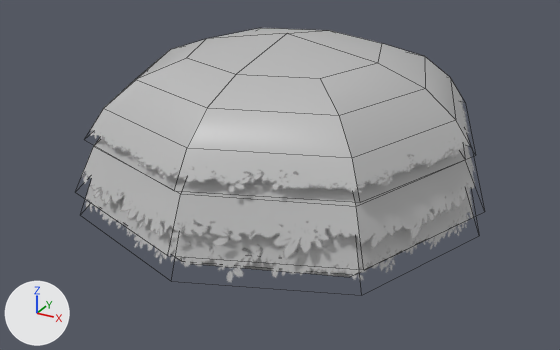
An edit to the FBX model Assets/Props/Bush_Export.fbx, drawn before and after from the same camera.
Before and after are seen from a 50 mm camera at (0.0483, -0.1727, 0.0474) aimed at (0.0009, -0.0865, 0.0043). The lights are fixed; the arrows at lower left show +X, +Y and +Z. Mesh edges are drawn as thin lines. Where no turn or scale is listed for an object, it has been applied to the vertices.

Names of what the first picture shows: 'Base', 'Capa1', 'Capa2', 'Capa3'.
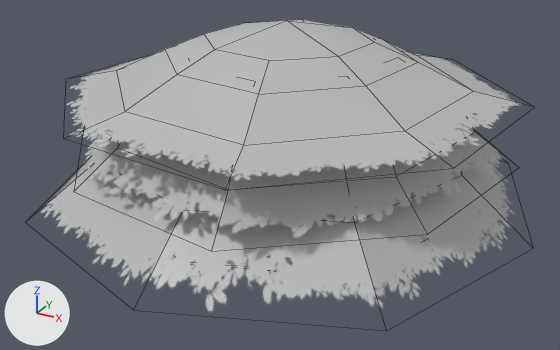
Boxes (x1, y1, x2, y2) around the edits, measured in the pictures (560 x 350 px):
'Capa3', reshaped, moved, turned
    before: (90, 28, 470, 193)
    after: (67, 19, 521, 181)
'Capa1', reshaped
    before: (85, 183, 474, 282)
    after: (41, 156, 514, 311)
'Capa2', reshaped, moved, turned
    before: (81, 136, 475, 258)
    after: (83, 117, 503, 238)

What changed in the scene script:
```text
Change me_mesh_001:
    where me_mesh_001.from_pydata(...)  # 33 vertices, 28 faces; spans x -0.0281..0.0281, y -0.0281..0.0281, z 0.0055..0.0269
    used by ob_capa1; location = (0.0, -0.08283, -0.0054)
    me_mesh_001 part 1
    me_mesh_001.vertices[1].co: (-0.0206, -0.0206, 0.0057) -> (-0.0256, -0.0256, 0.0057)
    me_mesh_001.vertices[2].co: (0.0, -0.0281, 0.0055) -> (0.0, -0.035, 0.0055)
    me_mesh_001.vertices[3].co: (0.0206, -0.0206, 0.0057) -> (0.0256, -0.0256, 0.0057)
    me_mesh_001.vertices[4].co: (-0.0206, 0.0206, 0.0057) -> (-0.0256, 0.0256, 0.0057)
    me_mesh_001.vertices[5].co: (0.0, 0.0281, 0.0055) -> (0.0, 0.035, 0.0055)
    me_mesh_001.vertices[6].co: (0.0206, 0.0206, 0.0057) -> (0.0256, 0.0256, 0.0057)
    me_mesh_001.vertices[7].co: (0.0281, 0.0, 0.0055) -> (0.035, 0.0, 0.0055)
    me_mesh_001.vertices[8].co: (-0.0281, 0.0, 0.0055) -> (-0.035, 0.0, 0.0055)
Change me_mesh_003:
    used by ob_capa3; parent = ob_bush; location = (0.0, 2.167, 0.0); scale = (0.679, 0.533, 0.679)
    remove me_mesh_003.from_pydata(...)  # 33 vertices, 28 faces; spans x -3.92..3.92, y -2.01..0.3, z -3.92..3.92
    add me_mesh_003.from_pydata(...)  # 33 vertices, 28 faces; spans x -4.64..4.64, y -1.57..0.3, z -4.64..4.64
    me_mesh_003 part 2: 24 of 33 vertices moved; they spanned x -3.92..3.92, y -2.01..-0.14, z -3.92..3.92 and now span x -4.64..4.64, y -1.57..-0.14, z -4.64..4.64; mean shift (0.0, 0.15, 0.0); largest move (-2.87, -1.99, 2.87) -> (-3.4, -1.55, 3.4)
Change me_mesh_002:
    used by ob_capa2; parent = ob_bush; location = (0.0, -0.094, 0.0)
    remove me_mesh_002.from_pydata(...)  # 33 vertices, 28 faces; spans x -2.84..2.84, y 0.45..2.34, z -2.84..2.84
    add me_mesh_002.from_pydata(...)  # 33 vertices, 28 faces; spans x -3.05..3.05, y 0.64..2.34, z -3.05..3.05
    me_mesh_002 part 3: 16 of 33 vertices moved; they spanned x -2.84..2.84, y 0.45..1.1, z -2.84..2.84 and now span x -3.05..3.05, y 0.64..1.1, z -3.05..3.05; mean shift (0.0, 0.09, 0.0); largest move (-2.08, 0.47, 2.08) -> (-2.23, 0.66, 2.23)
Change ob_capa3:
    ob_capa3.location: (0.0, 2.167, 0.0) -> (0.0, 2.331, 0.0)
    ob_capa3.rotation_euler: (0.0, 0.0, 0.0) -> (0.0, 1.09, 0.0)  # degrees (0, 0, 0) -> degrees (0, 62, 0)
Change ob_capa2:
    ob_capa2.location: (0.0, -0.094, 0.0) -> (0.0, 0.0702, 0.0)
    ob_capa2.rotation_euler: (0.0, 0.0, 0.0) -> (0.0, -0.545, 0.0)  # degrees (0, 0, 0) -> degrees (0, -31, 0)
```
